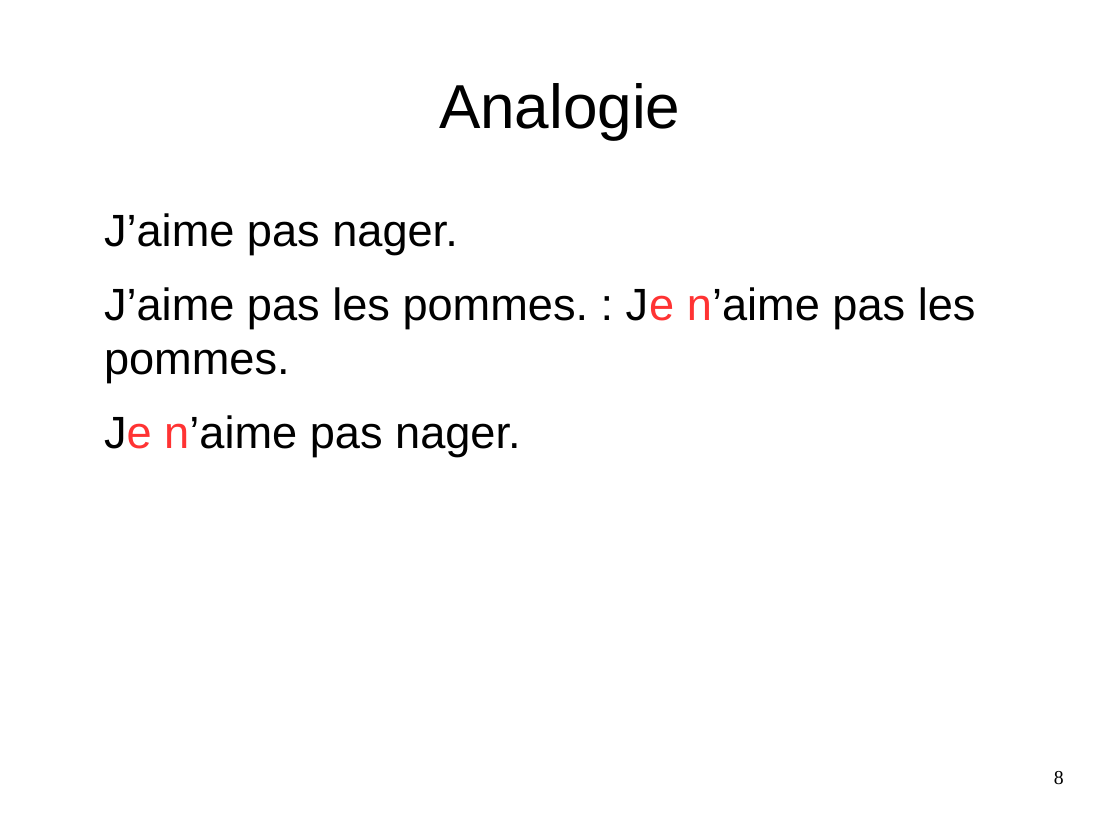
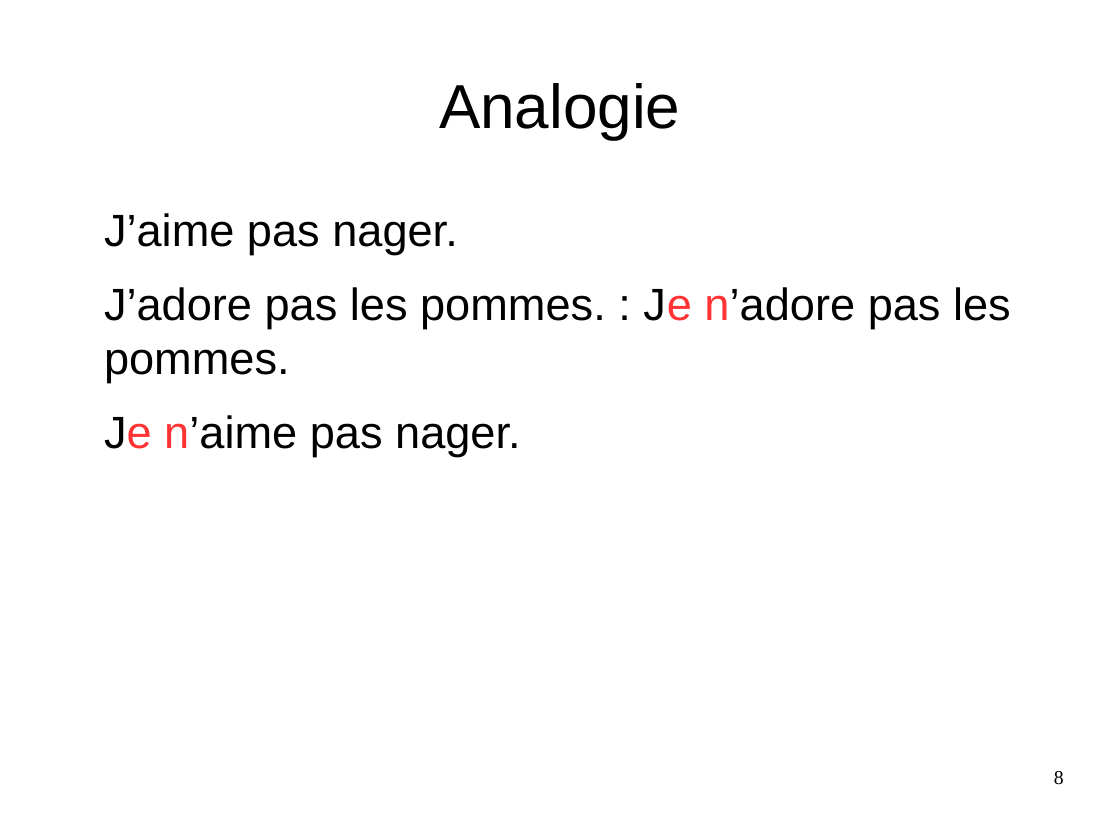
Before and after one commit to Sle3pingForest/StageL3, a slide deck: slide 8 of RapportAndre/Pres.odp. Drawn at 1120x840 pixels with LibreOffice and Linux fonts; fonts in the diff are those of the drawing. Boxes give left, top, right and bottom in pixels: in the first picture for what was removed or moved away, otherwise in the second. Text is boxed around its words. In the diff, an @@ line names an element or a change of style, - is before the commit and + after.

```diff
--- a/RapportAndre/Pres.odp
+++ b/RapportAndre/Pres.odp
@@ text at (x1=104, y1=287, x2=1011, y2=383): text changed @@
-J’aime pas les pommes. : Je n’aime pas les pommes.
+J’adore pas les pommes. : Je n’adore pas les pommes.
```
Also in this commit, not shown: 8 other slides changed, 2 slides added, 2 slides removed, 2 other files.
